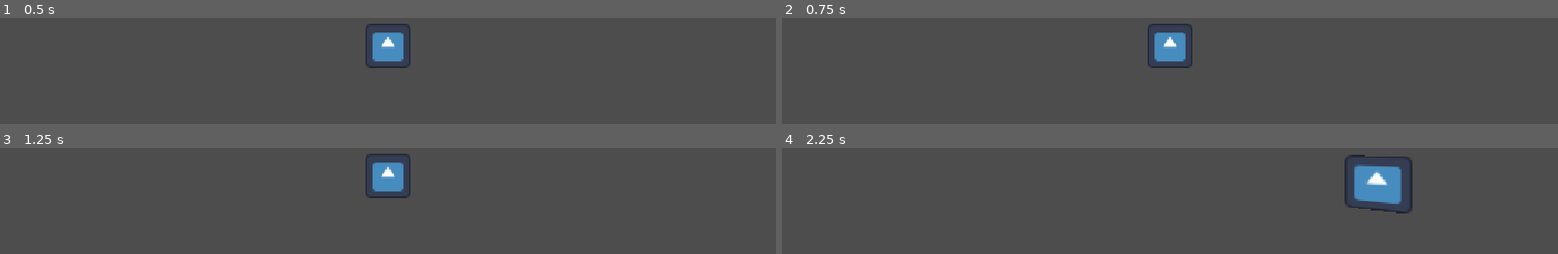
Above: before the commit, frames 1-4 (two rows, left to right).
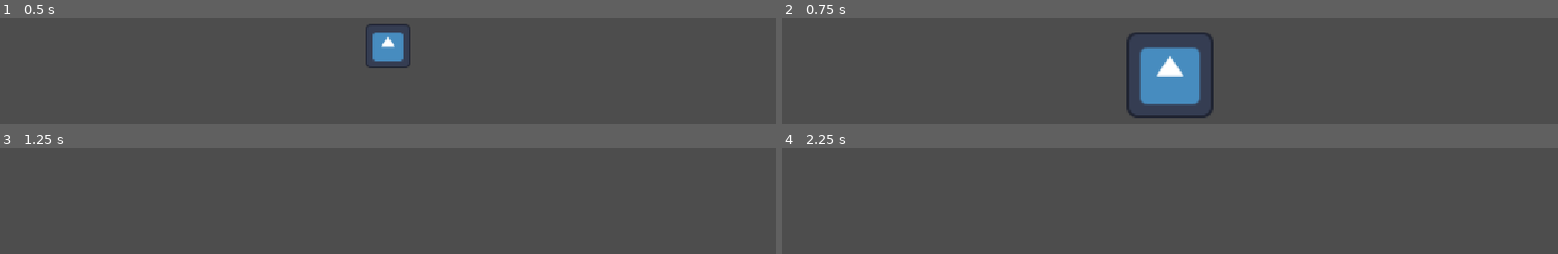
Above: after the commit, the same moments.

Repository: juliencongras/godot_testing_grounds
Game: Godot game, scene res://FirstPerson3DDungeonCrawler/test_dungeon.tscn
The game is run twice, just before and just after one commit, with the same random seed, the same clock (stepped at 60 frames per second) and the same inputs. The project has no main scene, so this scene is started directly. The engine's default icon, where the game draws it, is replaced by a stand-in: a white triangle on a blue panel in a dark square.
Inputs:
- Up to frame 1 (0.5 s): no input
- Up to frame 2 (0.75 s): tap Enter at 0.5 s; hold Up (up) from 0.53 s (still down)
- Up to frame 3 (1.25 s): keep holding Up (up)
- Up to frame 4 (2.25 s): tap Space at 1.25 s; tap Enter at 2 s; release Up (up) at 2.03 s; hold Left (left) from 2.03 s (still down)

Frame 1 is identical in both runs. In frame 2, 5.7% of the frame differs, in the area x 44-56%, y 5-95%; in frame 3, 1.6%; in frame 4, 2.9%.

Commit message:
feat: 2d action platformer init

Diff:
--- /dev/null
+++ b/2dActionPlatformer/player_controller.tscn
@@ -0,0 +1,3 @@
+[gd_scene format=3 uid="uid://b0646cr4kjjan"]
+
+[node name="PlayerController" type="CharacterBody2D" unique_id=786851366]
--- a/FirstPerson3DDungeonCrawler/dungeon_crawler_movement.gd
+++ b/FirstPerson3DDungeonCrawler/dungeon_crawler_movement.gd
@@ -1,8 +1,11 @@
 extends Node3D
 
-var cell_size: int = 100
+var cell_size: int = 10
 var turn_rotation: int = 90
 var tween_rotation: Tween
+var tween_movement: Tween
+
+@onready var camera_3d: Camera3D = $Camera3D
 
 # Called every frame. 'delta' is the elapsed time since the previous frame.
 func _process(delta: float) -> void:
@@ -10,5 +13,7 @@
 		if tween_rotation: tween_rotation.kill()
 		tween_rotation = create_tween()
 		tween_rotation.tween_property(self, "rotation_degrees", Vector3(0.0, rotation_degrees.y + turn_rotation * Input.get_axis("right", "left"), 0.0), 0.5)
-	if Input.is_action_just_pressed("down") or Input.is_action_just_pressed("up"):
-		pass
+	elif Input.is_action_just_pressed("down") or Input.is_action_just_pressed("up"):
+		if tween_movement: tween_movement.kill()
+		tween_movement = create_tween()
+		tween_movement.tween_property(self, "position", Vector3(0, 0, position.z + cell_size * Input.get_axis("up", "down")), 0.5)
